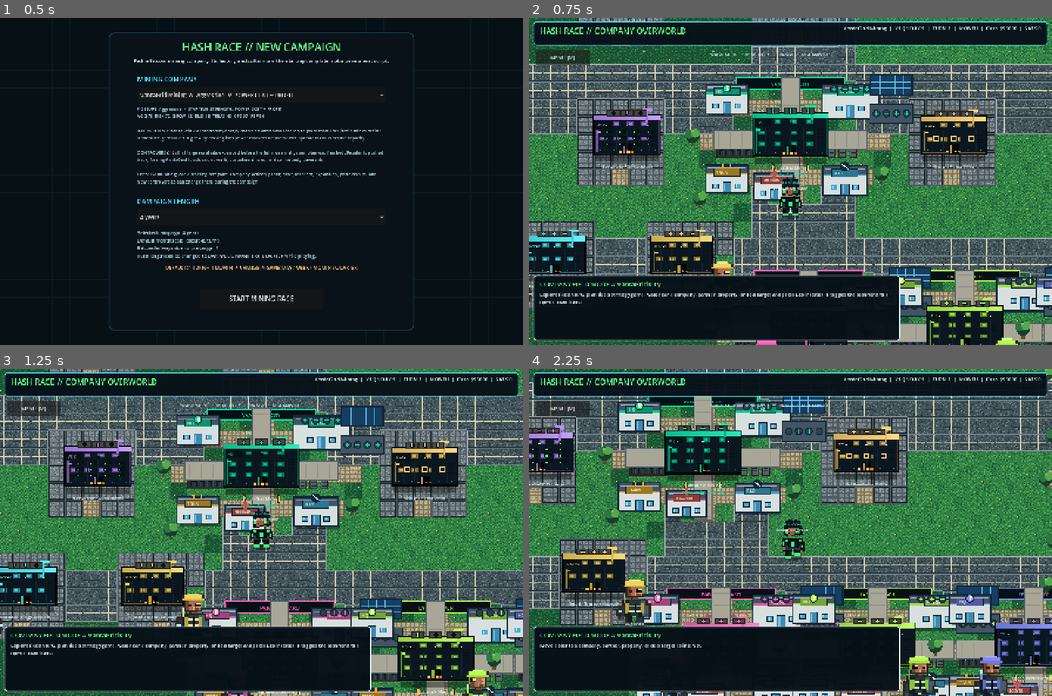
Above: before the commit, frames 1-4 (two rows, left to right).
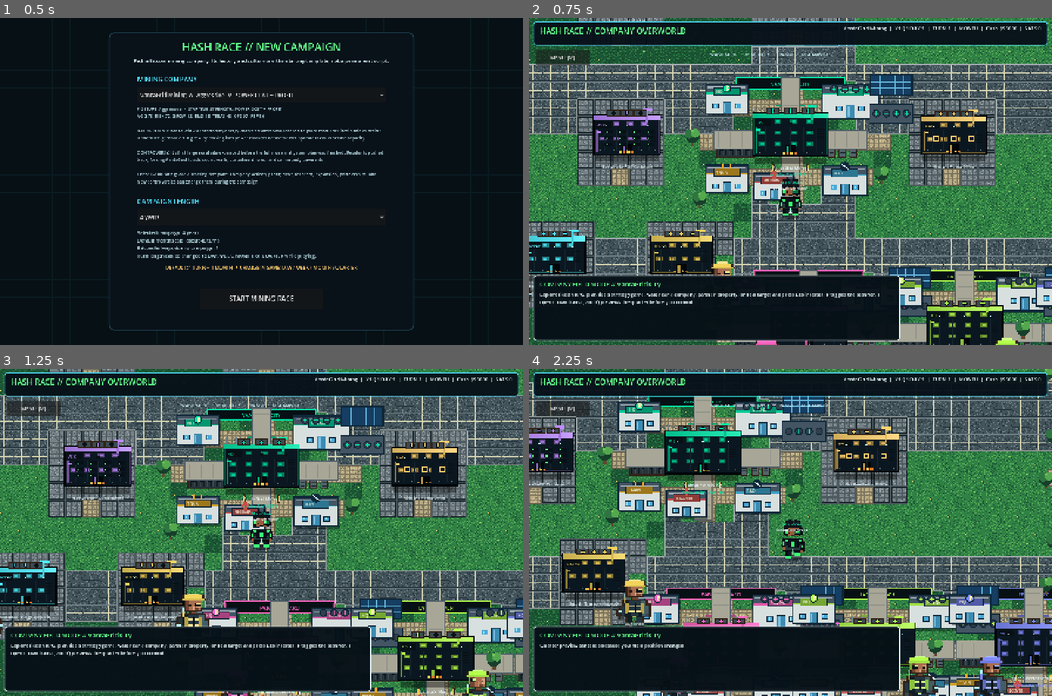
Above: after the commit, the same moments.

Repository: 1freetech/HashRace
Game: Godot game, scene res://scenes/campaign_setup.tscn
Same seed, same stepped clock (60 frames per second), same inputs: the game is played once before the commit and once after it.
Inputs (mouse positions are in pixels of both pictures, inside the frame that each line leads up to):
- Up to frame 1 (0.5 s): no input
- Up to frame 2 (0.75 s): click "START MINING RACE" at 0.5 s
- Up to frame 3 (1.25 s): no input
- Up to frame 4 (2.25 s): tap Enter at 1.25 s; move the mouse to (905, 516) at 1.27 s; hold D 1.28-2.03 s; tap Q at 1.35, 2.1 s; click (905, 516) at 1.42 s; tap Space at 1.52 s; move the mouse to (685, 548) at 2.02 s; hold S from 2.03 s (still down)

Frame 1 is identical in both runs. In frame 2, 0.1% of the frame differs, in the area x 10-69%, y 84-88%; in frame 3, 0.1%; in frame 4, 0.2%, in the area x 2-33%, y 83-86%.

Commit message:
v0.048 — Add a safe keyboard shortcut for quarter previews. Players can now press Q while exploring to open the quarter financial preview without accidentally settling the quarter, and pressing Q again while a confirmation is pending only reminds them to use the explicit confirmation button or Escape. The field-mode help text now teaches the shortcut, making the core plan-and-advance loop faster while preserving the existing two-step safety check.

Diff:
--- a/Godot/scripts/world_rpg_strategy.gd
+++ b/Godot/scripts/world_rpg_strategy.gd
@@ -19,7 +19,7 @@
     super._ready()
     _install_rpg_strategy_ui()
     _refresh_scanner_cells(true)
-    _open_message("COMPANY FIELD MODE // %s" % _current_town_name(), "Explore like an RPG, plan like a strategy game. Walk near a company, partner, property, or deal target and press E to interact. R toggles the scanner and T opens town transit.")
+    _open_message("COMPANY FIELD MODE // %s" % _current_town_name(), "Explore like an RPG, plan like a strategy game. Walk near a company, partner, property, or deal target and press E to interact. R toggles the scanner, T opens town transit, and Q previews the quarter before you commit.")
     queue_redraw()
 
 func _install_rpg_strategy_ui() -> void:
@@ -82,6 +82,13 @@
                 _cancel_live_quarter_confirmation()
                 get_viewport().set_input_as_handled()
                 return
+            if key_event.keycode == KEY_Q:
+                if live_quarter_confirmation_pending:
+                    _feedback("Quarter preview is already open. Use CONFIRM END QUARTER to settle, or press Esc to cancel.")
+                else:
+                    _end_quarter()
+                get_viewport().set_input_as_handled()
+                return
             if key_event.keycode == KEY_R:
                 _invalidate_quarter_preview("Quarter preview cancelled because the field plan changed.")
                 _toggle_scanner_overlay()
